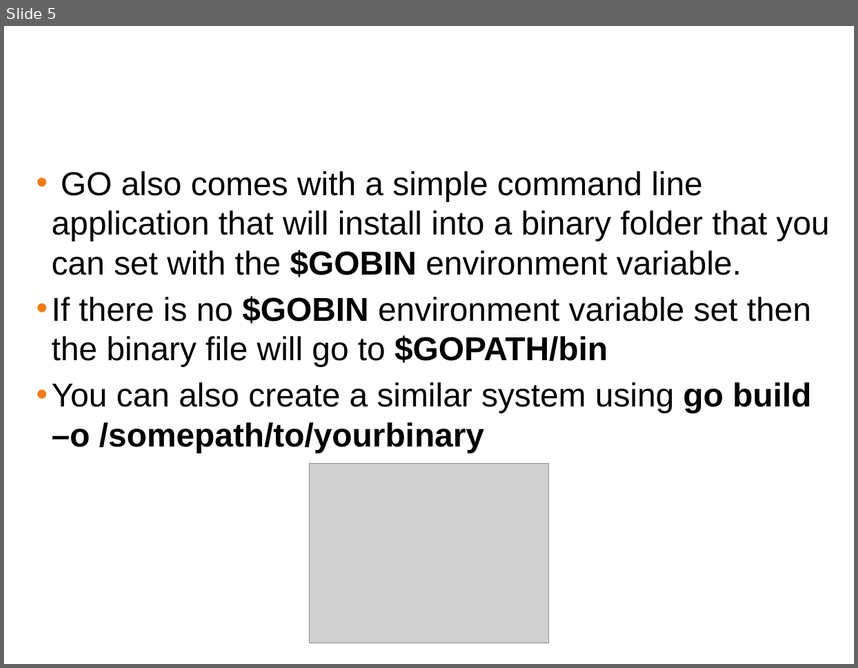
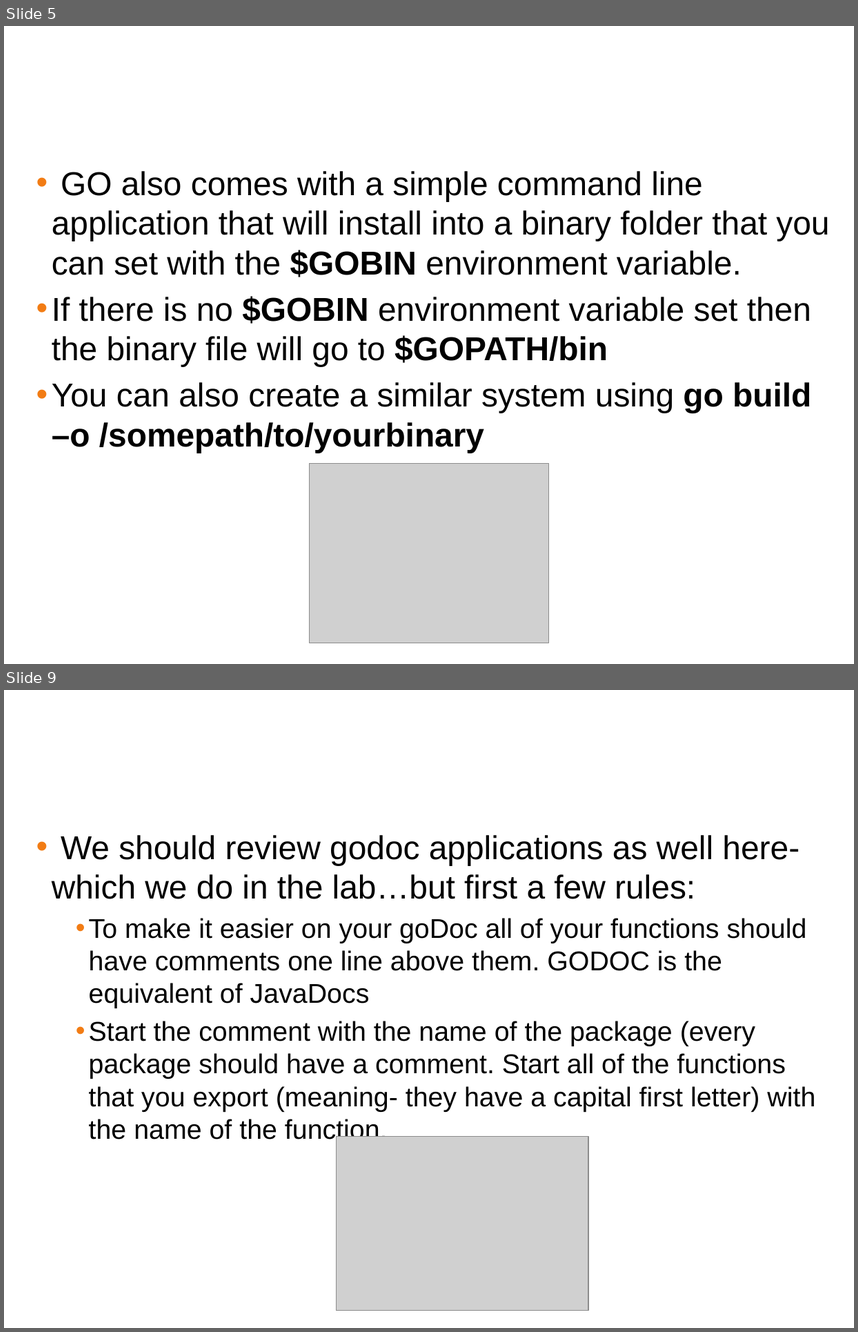
Before and after one commit to ferninphilly/golang_vmware, a slide deck: Module_5/presentations/module_5_presentation.pptx. Shown one above the other, each under a label of ours: slide 5 before the commit, slides 5 and 9 after it; the slides between them are not shown. The pictures are 858x668 and 858x1332 pixels, drawn with LibreOffice and Linux fonts; fonts in the diff are those of the drawing; grey boxes stand for pictures; background and template pictures are left out. Boxes give left, top, right and bottom in pixels: in the first picture for what was removed or moved away, otherwise in the second. Text is boxed around its words. In the diff, an @@ line names an element or a change of style, - is before the commit and + after.

```diff
--- a/Module_5/presentations/module_5_presentation.pptx
+++ b/Module_5/presentations/module_5_presentation.pptx
@@ slide 9 added at bbox=[4, 690, 854, 1328], background #FFFFFF @@
@@ title added at bbox=[11, 704, 846, 767], 38 pt, text #FFFFFF @@
+GODOC
@@ text added at bbox=[52, 835, 815, 1144], 23 pt, text #000000 @@
+• We should review godoc applications as well here- which we do in the lab…but first a few rules:
+  • To make it easier on your goDoc all of your functions should have comments one line above them. GODOC is the equivalent of JavaDocs
+  • Start the comment with the name of the package (every package should have a comment. Start all of the functions that you export (meaning- they have a capital first letter) with the name of the function.
@@ picture added at bbox=[337, 1136, 589, 1310] @@
```
Also in this commit, not shown: 1 slide changed, 6 other slides added, 1 slide removed, 1 other file.
